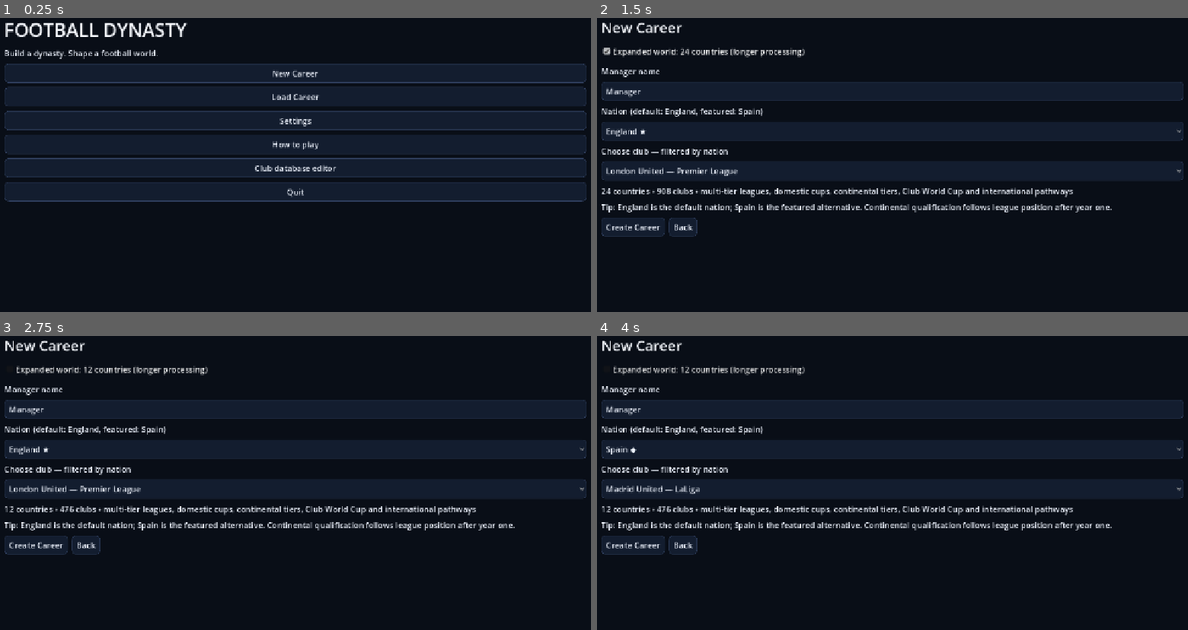
Above: before the commit, frames 1-4 (two rows, left to right).
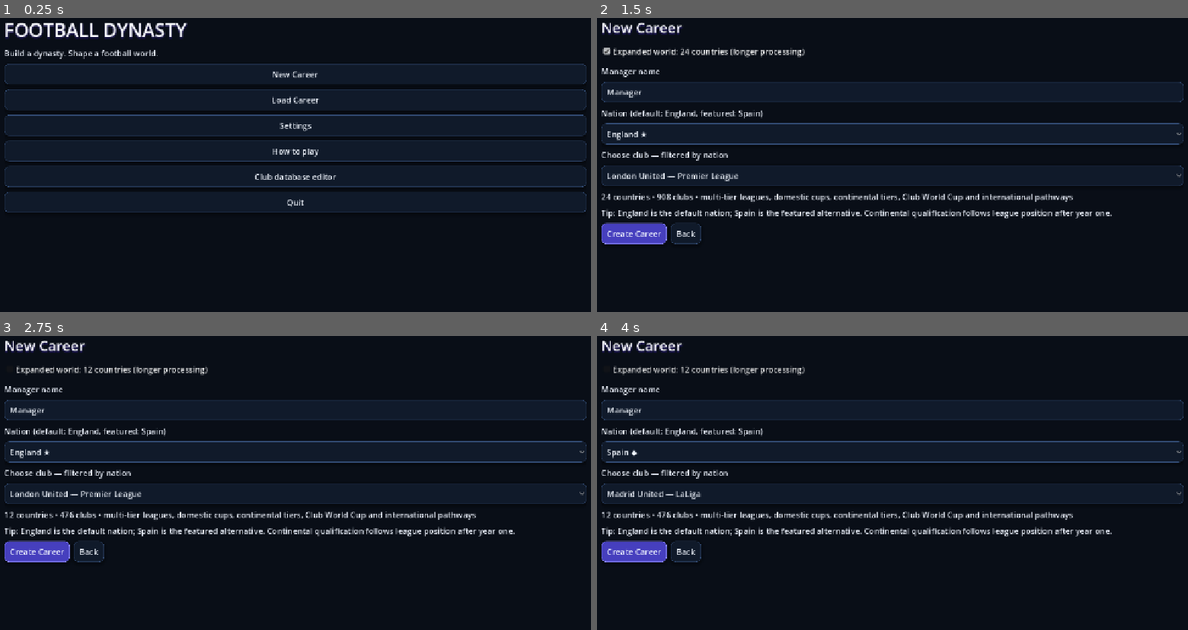
Above: after the commit, the same moments.

Repository: eghosa001/football-manager
Game: Godot game, scene res://game/scenes/career_app.tscn
The game is run twice, just before and just after one commit, with the same random seed, the same clock (stepped at 60 frames per second) and the same inputs.
Inputs:
- Up to frame 1 (0.25 s): no input
- Up to frame 2 (1.5 s): click "New Career" at 0.5 s; click "Expanded world: 12 countries …" at 1.25 s
- Up to frame 3 (2.75 s): click "Expanded world: 24 countries …" at 2 s
- Up to frame 4 (4 s): click "England ★" at 2.75 s; click "London United — Premier League" at 3.5 s

The runs differ from the first frame. In frame 1, 11% of the frame differs, in the area x 0-100%, y 2-67%; in frame 2, 9.7%; in frame 3, 9.7%; in frame 4, 9.5%.

Commit message:
Enable premium presentation runtime

Diff:
--- a/project.godot
+++ b/project.godot
@@ -25,6 +25,7 @@
 TrainingRuntime="*res://game/polish/training_runtime.gd"
 HappinessRuntime="*res://game/polish/happiness_runtime.gd"
 UIReadabilityRuntime="*res://game/polish/ui_readability_runtime.gd"
+PresentationRuntime="*res://game/polish/presentation_runtime.gd"
 
 [display]
 window/size/viewport_width=1280
@@ -45,4 +46,4 @@
 renderer/rendering_method="gl_compatibility"
 renderer/rendering_method.mobile="gl_compatibility"
 
-environment/defaults/default_clear_color=Color(0.035, 0.055, 0.09, 1)
+environment/defaults/default_clear_color=Color(0.018, 0.030, 0.058, 1)
